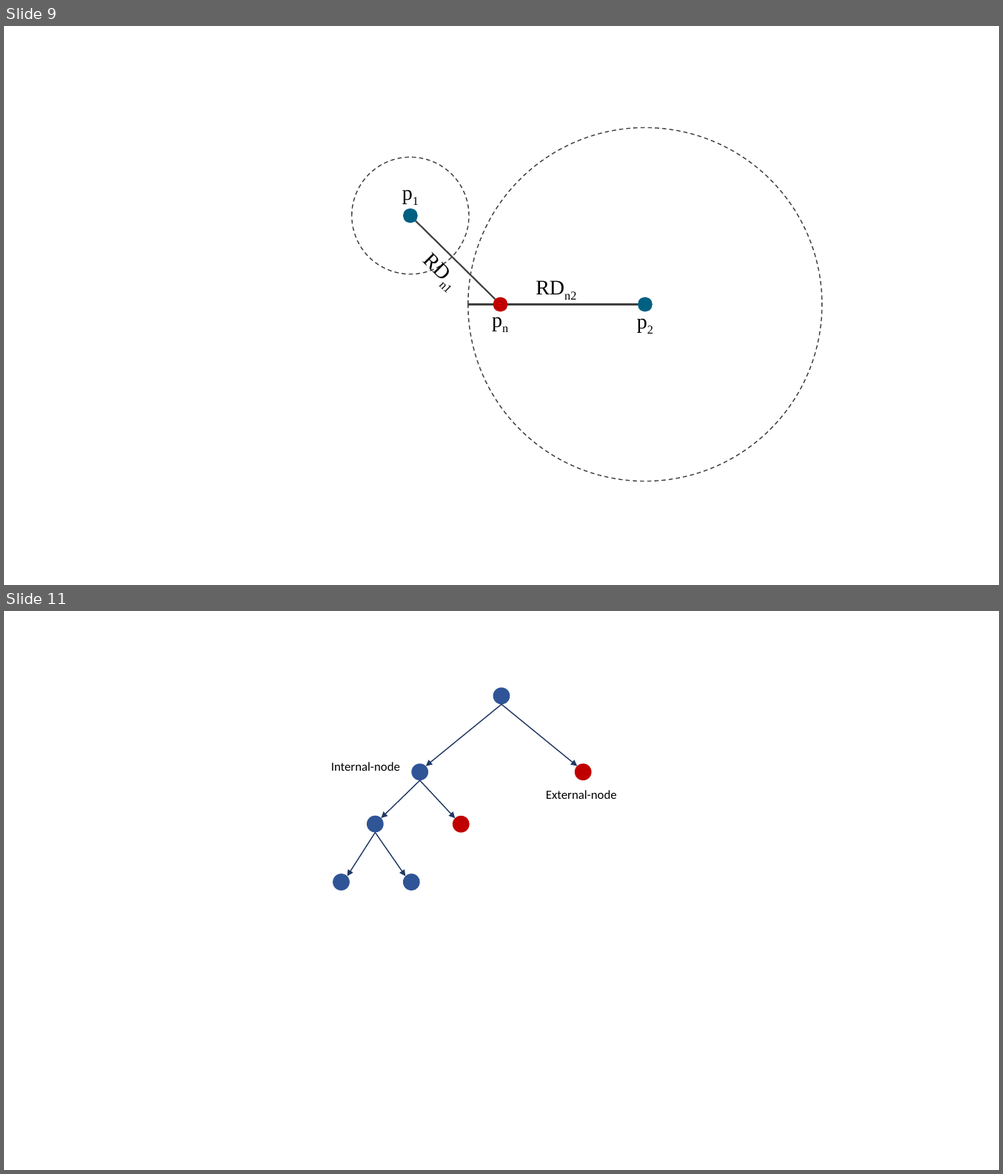
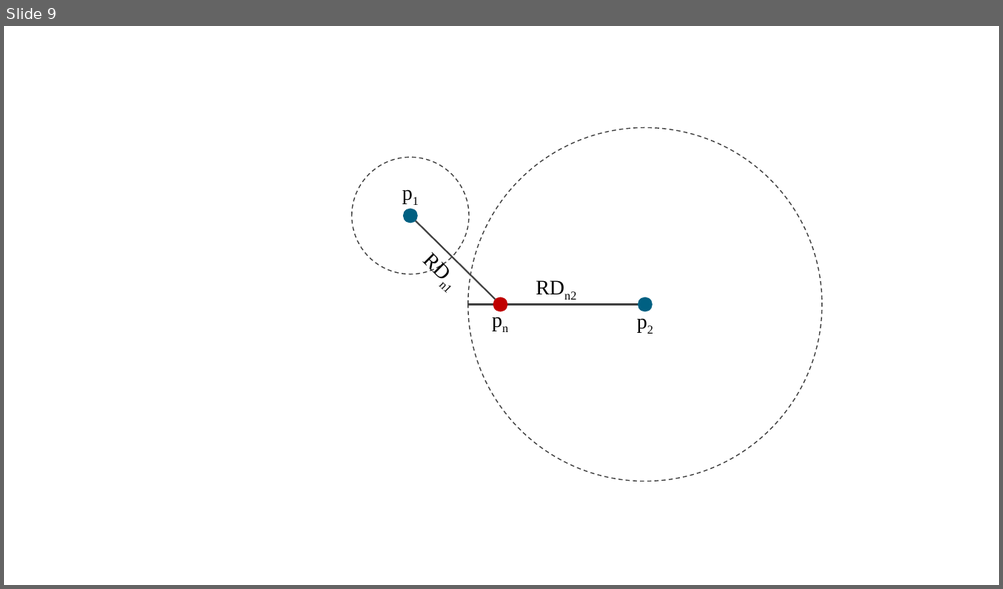
Before and after one commit to hungpq7/tabular-book, a slide deck: image/_raw.pptx. Shown one above the other, each under a label of ours: slides 9 and 11 before the commit, slide 9 after it; the slides between them are not shown. The pictures are 1003x1174 and 1003x589 pixels, drawn with LibreOffice and Linux fonts; fonts in the diff are those of the drawing. Boxes give left, top, right and bottom in pixels: in the first picture for what was removed or moved away, otherwise in the second. Text is boxed around its words. In the diff, an @@ line names an element or a change of style, - is before the commit and + after.

```diff
--- a/image/_raw.pptx
+++ b/image/_raw.pptx
@@ slide 11 removed at (x1=4, y1=611, x2=999, y2=1170), background #FFFFFF @@
@@ ellipse removed at (x1=492, y1=688, x2=510, y2=705) @@
@@ arrow removed from (502, 704) to (426, 766) @@
@@ arrow removed from (502, 704) to (577, 766) @@
@@ text removed at (x1=331, y1=762, x2=400, y2=771) @@
-Internal-node
@@ ellipse removed at (x1=412, y1=764, x2=429, y2=781) @@
@@ ellipse removed at (x1=575, y1=764, x2=592, y2=781) @@
@@ arrow removed from (420, 780) to (381, 818) @@
@@ arrow removed from (420, 780) to (455, 818) @@
@@ text removed at (x1=546, y1=790, x2=617, y2=799) @@
-External-node
@@ arrow removed from (375, 832) to (347, 877) @@
@@ ellipse removed at (x1=367, y1=815, x2=384, y2=832) @@
@@ arrow removed from (375, 832) to (405, 877) @@
@@ ellipse removed at (x1=452, y1=816, x2=469, y2=833) @@
@@ ellipse removed at (x1=333, y1=874, x2=350, y2=891) @@
@@ ellipse removed at (x1=403, y1=874, x2=421, y2=891) @@
```
Also in this commit, not shown: 1 slide added, 1 other slide removed, 1 other file.
